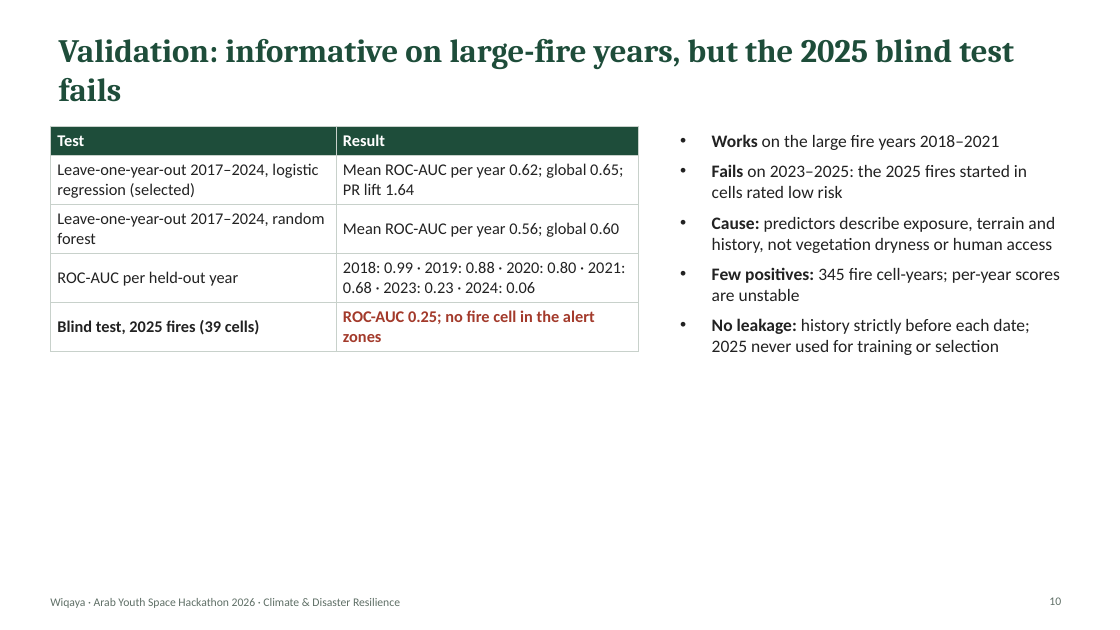
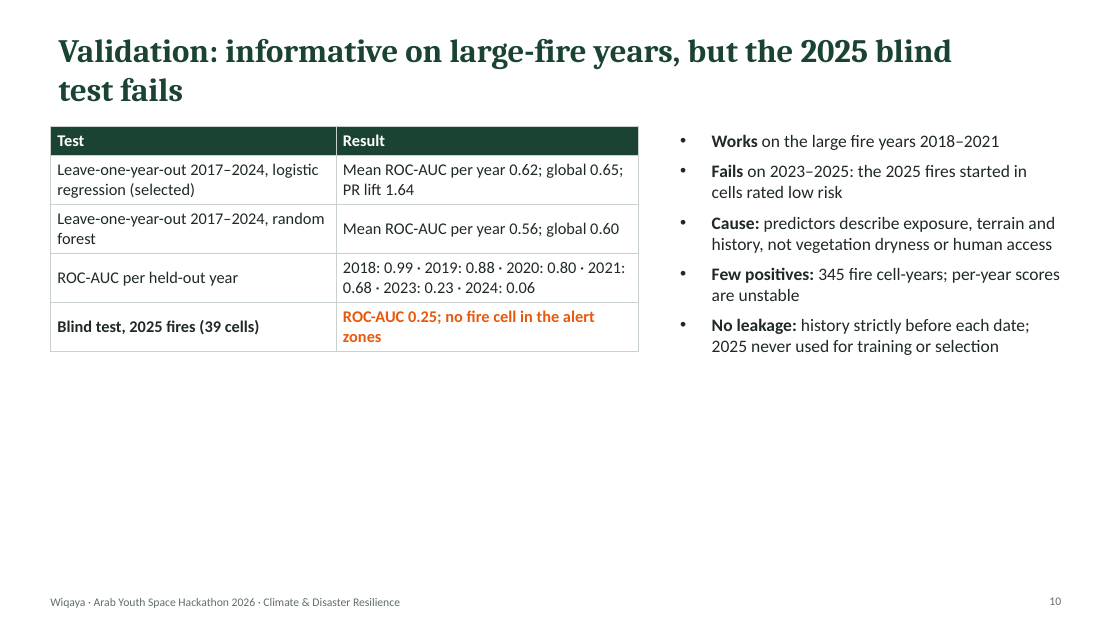
Before and after one commit to SanaeBelfrouh/wiqayagit, a slide deck: slide 10 of docs/slides.pptx. Drawn at 1120x630 pixels with LibreOffice and Linux fonts; fonts in the diff are those of the drawing; background and template pictures are left out. Boxes give left, top, right and bottom in pixels: in the first picture for what was removed or moved away, otherwise in the second. Text is boxed around its words. In the diff, an @@ line names an element or a change of style, - is before the commit and + after.

Commit message:
Slides: forest and space design
Backgrounds generated from the project data: relief of the study area
from the DEM, NASA FIRMS fires and an observation satellite on the
title and closing slides; contour lines and an orbiting satellite on
the content slides; flame icons on the key figures. Every image has
alternative text.

```diff
--- a/docs/slides.pptx
+++ b/docs/slides.pptx
@@ title "Validation: informative on large-fire years, ..." at [59, 39, 952, 102]: text colour #1E4D3A to #1B4332 @@
@@ table at [50, 126, 639, 346] @@
@@ fill #1E4D3A to #1B4332 in row 1 @@
@@ text colour #222222 to #1F2A24 in "Leave-one-year-out 2017–2024, logistic regression (selected)", "Mean ROC-AUC per year 0.62; global 0.65; ...", "Leave-one-year-out 2017–2024, random forest", "Mean ROC-AUC per year 0.56; global 0.60" and 3 more places @@
@@ text colour #A33A2B to #E8590C in "ROC-AUC 0.25; no fire cell in the ..." @@
```
Also in this commit, not shown: 12 other slides changed, 1 other file.
